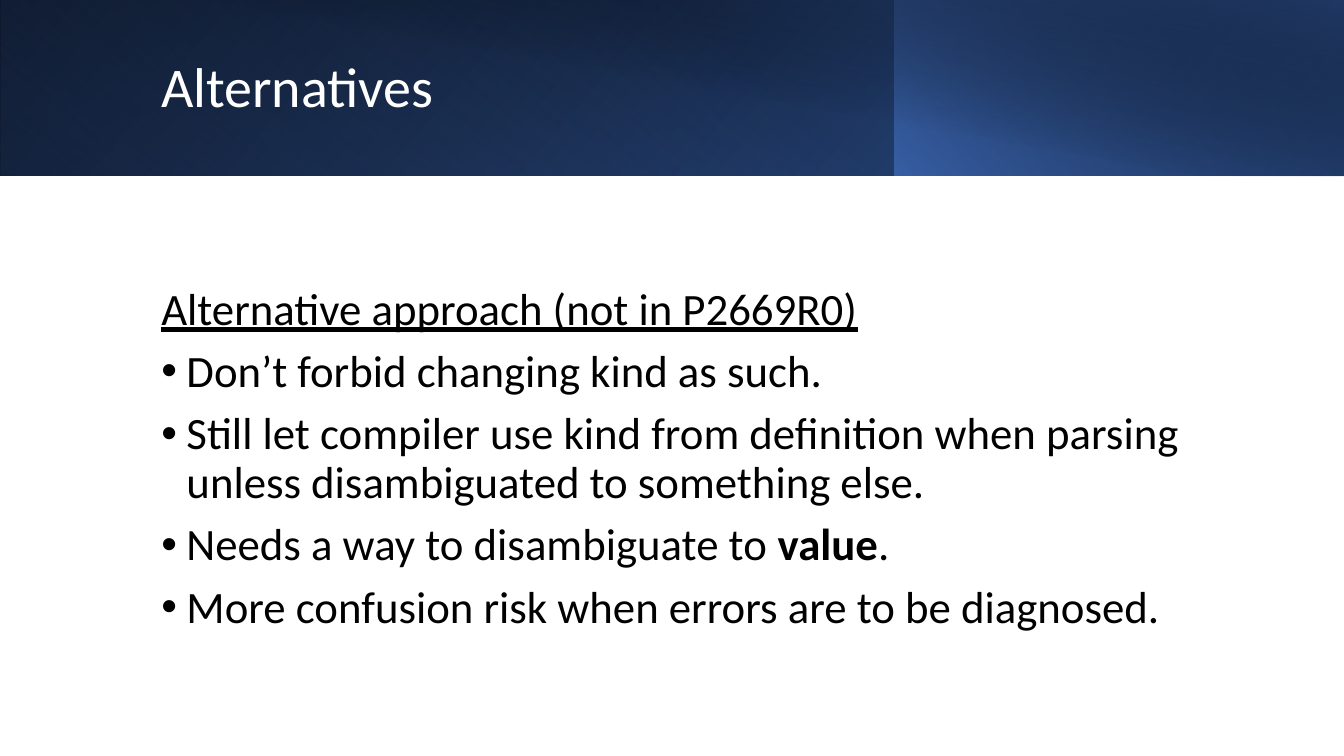
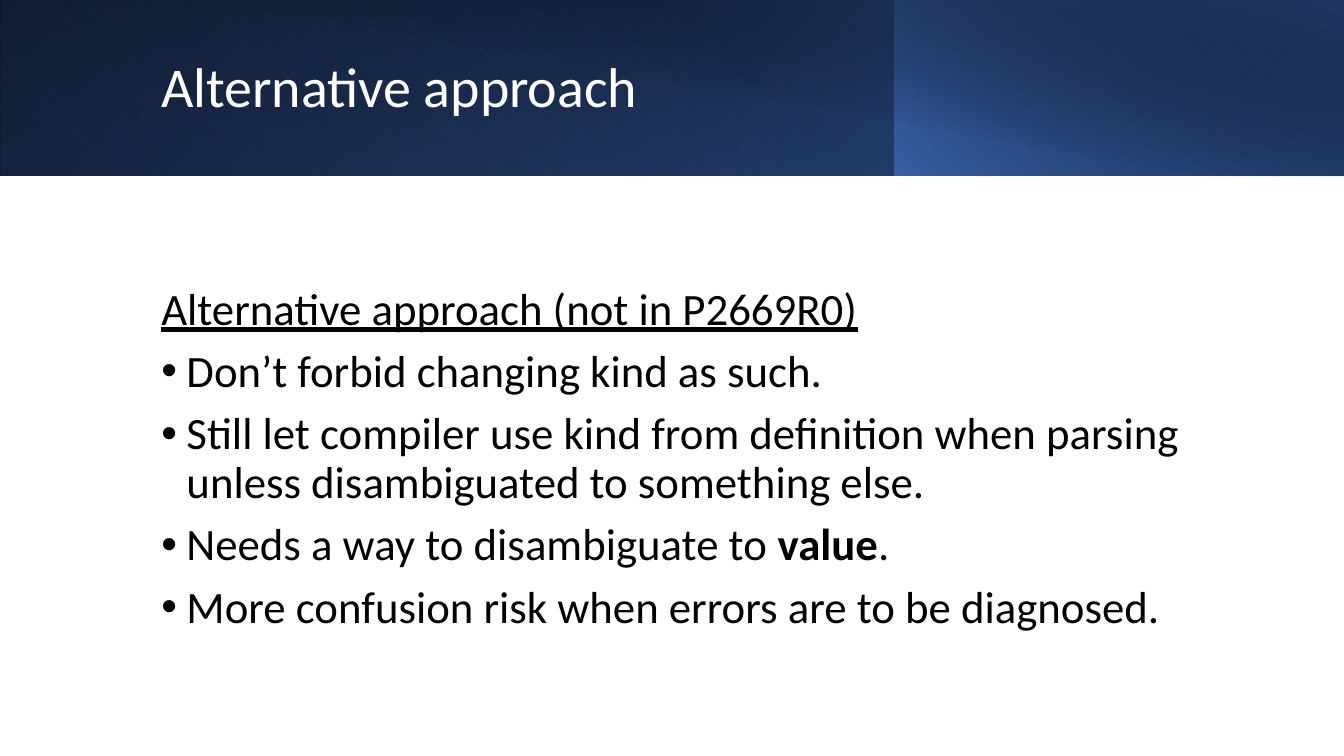
Before and after one commit to BengtGustafsson/isocpp-proposals, a slide deck: slide 8 of P2669-DeprecateKindChange/DeprecateKindChange.pptx (slide 7 before the commit). Drawn at 1344x756 pixels with LibreOffice and Linux fonts; fonts in the diff are those of the drawing. Boxes give left, top, right and bottom in pixels: in the first picture for what was removed or moved away, otherwise in the second. Text is boxed around its words. In the diff, an @@ line names an element or a change of style, - is before the commit and + after.

```diff
--- a/P2669-DeprecateKindChange/DeprecateKindChange.pptx
+++ b/P2669-DeprecateKindChange/DeprecateKindChange.pptx
@@ title at (161, 68, 637, 116): text changed @@
-Alternatives
+Alternative approach
```
Also in this commit, not shown: 1 other slide changed, 1 slide added, 1 other file.
